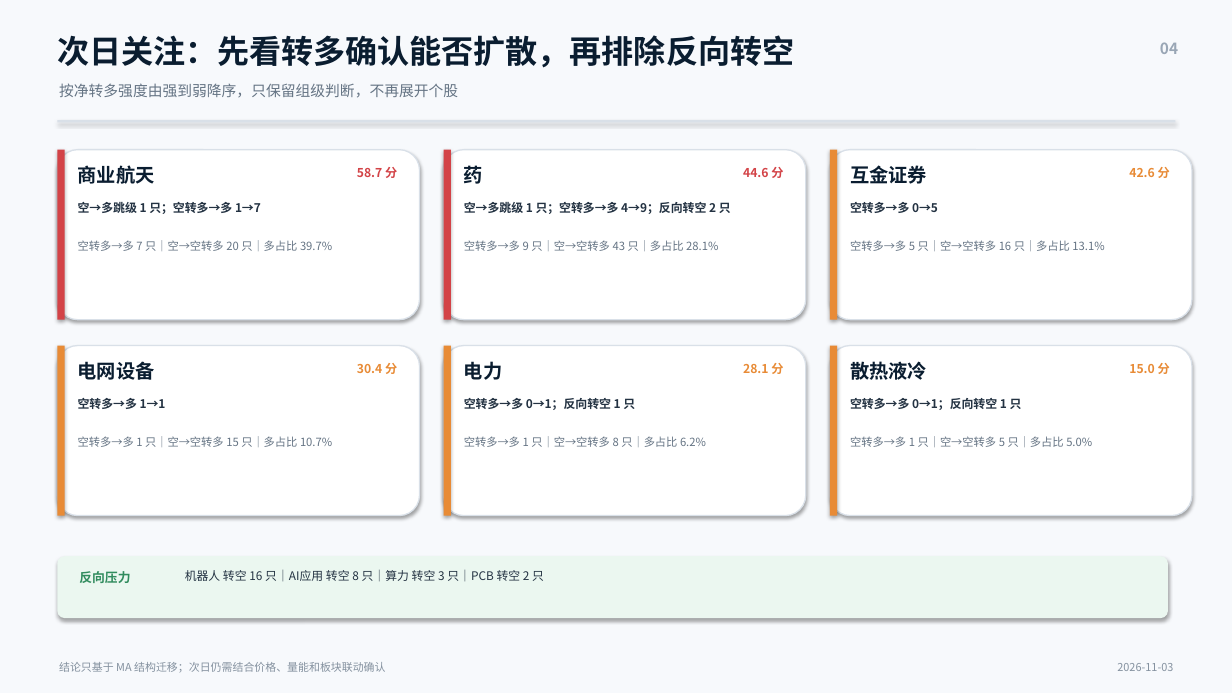
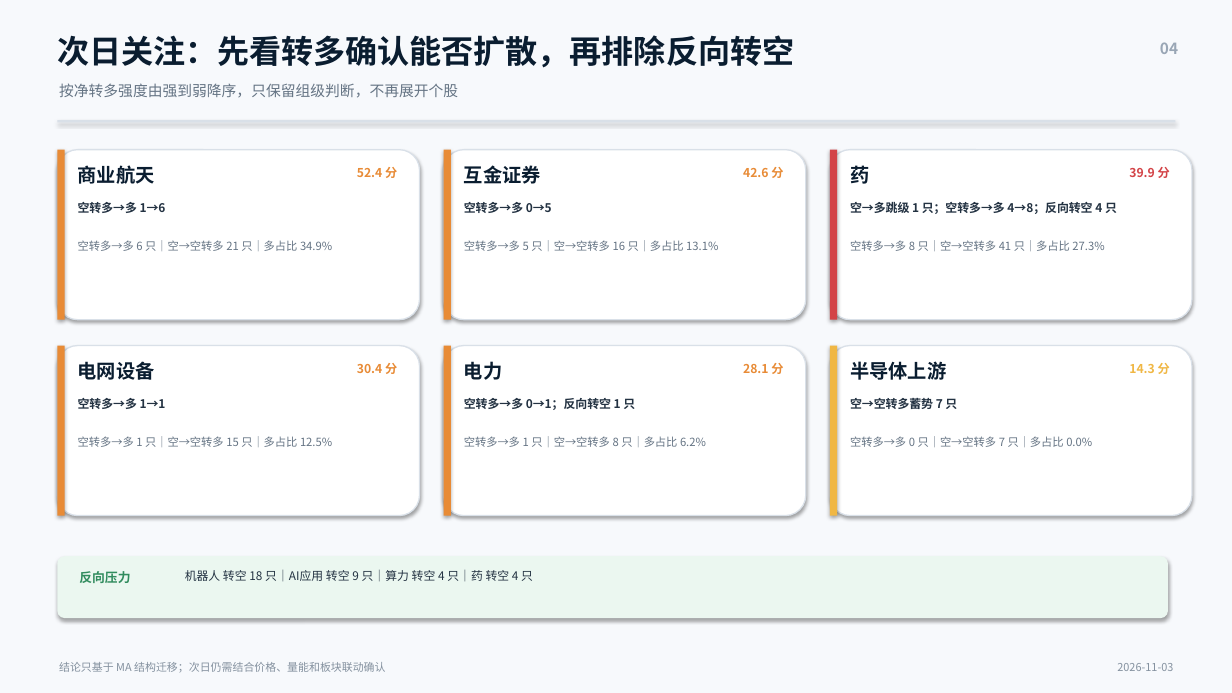
Before and after one commit to nancybhc/a-share-blast-lab, a slide deck: slide 4 of assets/多空阶段简报_2026-11-03.pptx. Drawn at 1232x693 pixels with LibreOffice and Linux fonts; fonts in the diff are those of the drawing. Boxes give left, top, right and bottom in pixels: in the first picture for what was removed or moved away, otherwise in the second. Text is boxed around its words. In the diff, an @@ line names an element or a change of style, - is before the commit and + after.

```diff
--- a/assets/多空阶段简报_2026-11-03.pptx
+++ b/assets/多空阶段简报_2026-11-03.pptx
@@ rectangle at box(57, 150, 65, 320): fill #D34347 to #E88B36 @@
@@ text at box(357, 167, 397, 178): text changed; text colour #D34347 to #E88B36 @@
-58.7 分
+52.4 分
@@ rectangle at box(444, 150, 451, 320): fill #D34347 to #E88B36 @@
@@ text at box(464, 165, 541, 184): text changed @@
-药
+互金证券
@@ text at box(743, 167, 783, 178): text changed; text colour #D34347 to #E88B36 @@
-44.6 分
+42.6 分
@@ rectangle at box(830, 150, 837, 320): fill #E88B36 to #D34347 @@
@@ text at box(850, 165, 869, 184): text changed @@
-互金证券
+药
@@ text at box(1129, 167, 1170, 178): text changed; text colour #E88B36 to #D34347 @@
-42.6 分
+39.9 分
@@ text at box(78, 202, 166, 213): text changed @@
-空→多跳级 1 只；空转多→多 1→7
+空转多→多 1→6
@@ text at box(464, 202, 552, 213): text changed @@
-空→多跳级 1 只；空转多→多 4→9；反向转空 2 只
+空转多→多 0→5
@@ text at box(850, 202, 1117, 214): text changed @@
-空转多→多 0→5
+空→多跳级 1 只；空转多→多 4→8；反向转空 4 只
@@ text at box(78, 240, 332, 251): text changed @@
-空转多→多 7 只｜空→空转多 20 只｜多占比 39.7%
+空转多→多 6 只｜空→空转多 21 只｜多占比 34.9%
@@ text at box(464, 240, 718, 251): text changed @@
-空转多→多 9 只｜空→空转多 43 只｜多占比 28.1%
+空转多→多 5 只｜空→空转多 16 只｜多占比 13.1%
@@ text at box(850, 240, 1104, 251): text changed @@
-空转多→多 5 只｜空→空转多 16 只｜多占比 13.1%
+空转多→多 8 只｜空→空转多 41 只｜多占比 27.3%
@@ rectangle at box(830, 346, 837, 516): fill #E88B36 to #F0B744 @@
@@ text at box(850, 361, 946, 380): text changed @@
-散热液冷
+半导体上游
@@ text at box(1129, 363, 1170, 374): text changed; text colour #E88B36 to #F0B744 @@
-15.0 分
+14.3 分
@@ text at box(850, 398, 957, 409): text changed @@
-空转多→多 0→1；反向转空 1 只
+空→空转多蓄势 7 只
@@ text at box(78, 436, 332, 447): text changed @@
-空转多→多 1 只｜空→空转多 15 只｜多占比 10.7%
+空转多→多 1 只｜空→空转多 15 只｜多占比 12.5%
@@ text at box(850, 436, 1092, 447): text changed @@
-空转多→多 1 只｜空→空转多 5 只｜多占比 5.0%
+空转多→多 0 只｜空→空转多 7 只｜多占比 0.0%
@@ text at box(185, 570, 533, 581): text changed @@
-机器人 转空 16 只｜AI应用 转空 8 只｜算力 转空 3 只｜PCB 转空 2 只
+机器人 转空 18 只｜AI应用 转空 9 只｜算力 转空 4 只｜药 转空 4 只
```
Also in this commit, not shown: 3 other slides changed, 7 other files.
